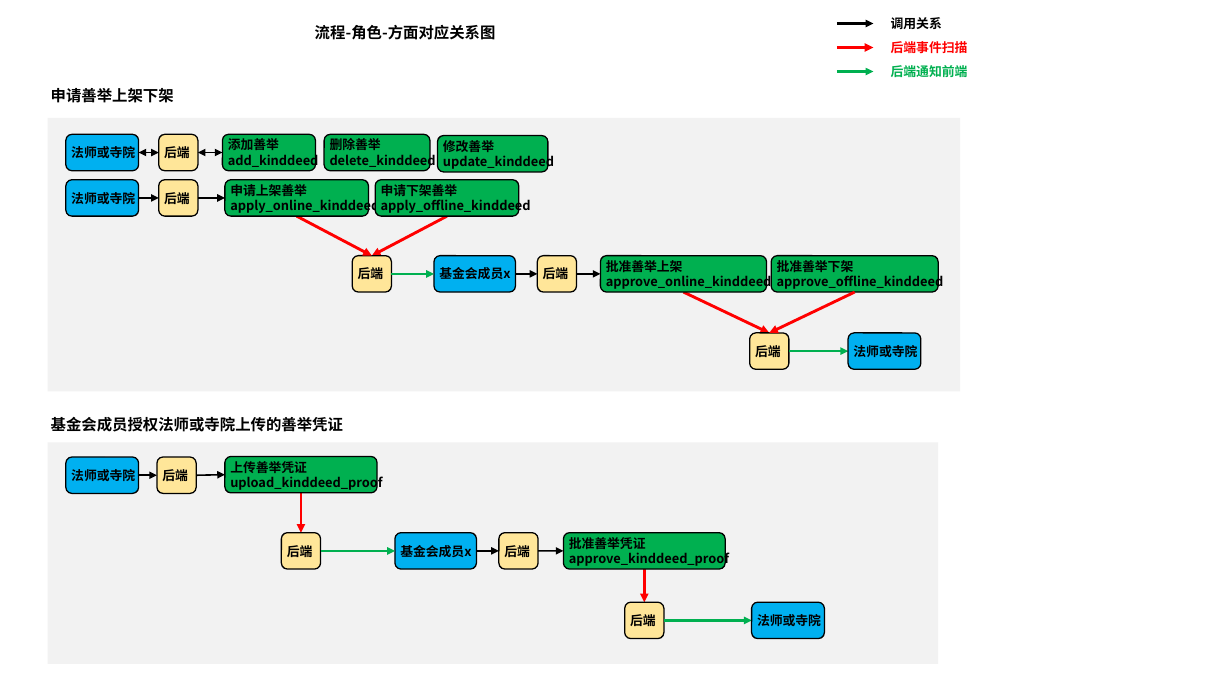
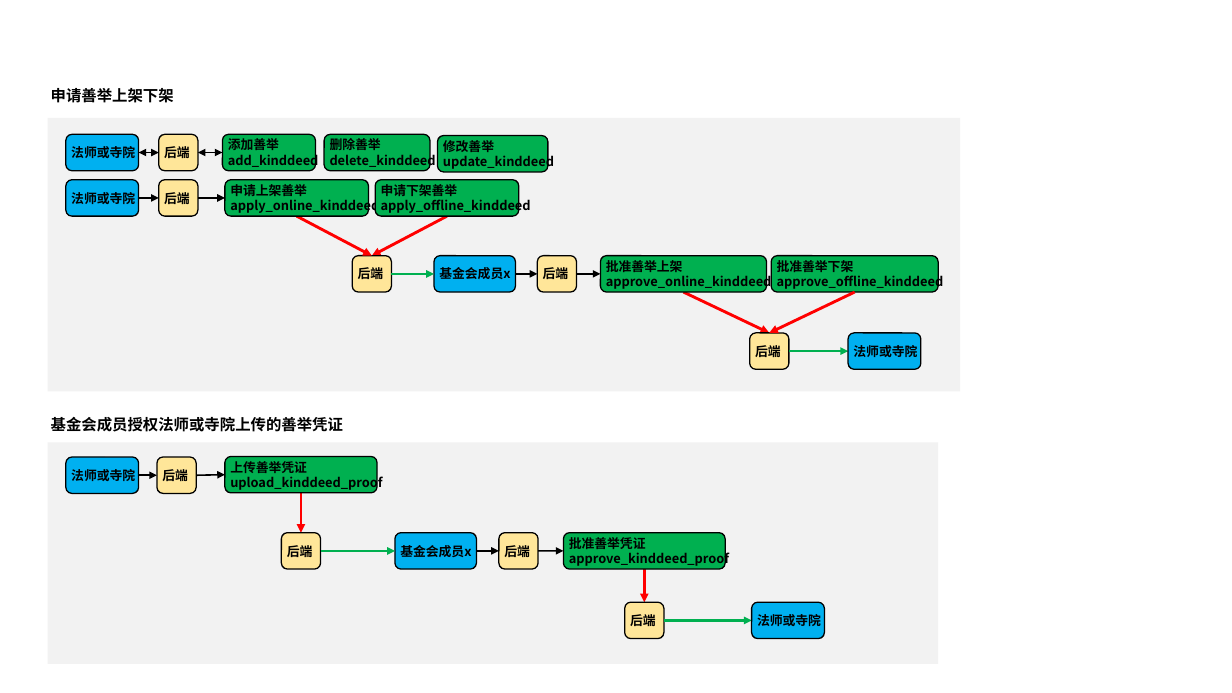
Before and after one commit to buddhachain/buddhaContract, a slide deck: slide 6 of doc/流程框架.pptx (slide 3 before the commit). Drawn at 1232x693 pixels with LibreOffice and Linux fonts; fonts in the diff are those of the drawing. Boxes give left, top, right and bottom in pixels: in the first picture for what was removed or moved away, otherwise in the second. Text is boxed around its words. In the diff, an @@ line names an element or a change of style, - is before the commit and + after.

Commit message:
重重新梳理流程

```diff
--- a/doc/流程框架.pptx
+++ b/doc/流程框架.pptx
@@ text removed at [315,25,496,40] @@
-流程-角色-方面对应关系图
@@ arrow removed from (837, 23) to (873, 23) @@
@@ text removed at [891,17,942,29] @@
-调用关系
@@ arrow removed from (837, 47) to (873, 47) @@
@@ text removed at [891,41,968,53] @@
-后端事件扫描
@@ arrow removed from (837, 71) to (873, 71) @@
@@ text removed at [891,65,968,77] @@
-后端通知前端
```
Also in this commit, not shown: 1 other slide changed, 5 slides added, 1 slide removed, 1 other file.
